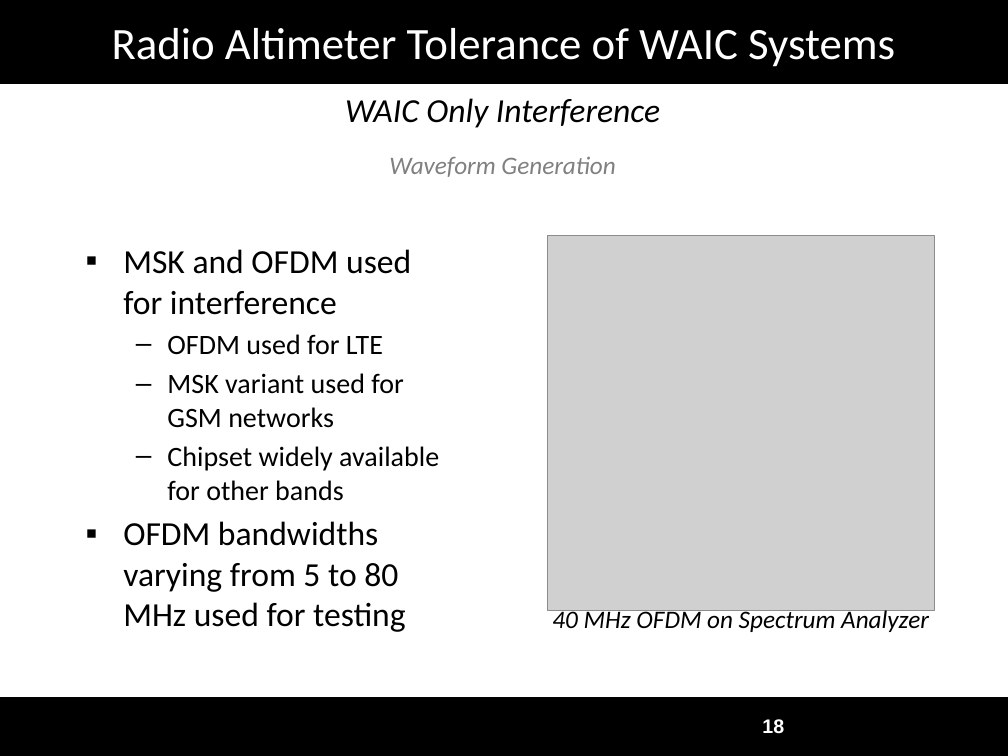
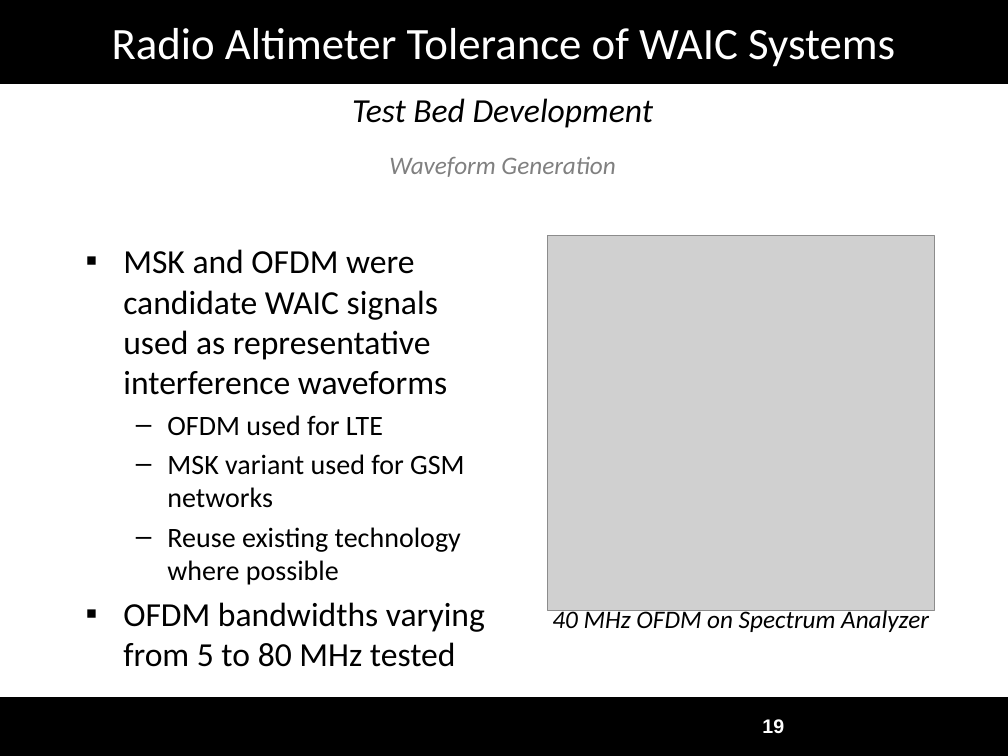
Before and after one commit to joshruff/masters_thesis, a slide deck: slide 19 of data/Defense_Presentation.pptx (slide 18 before the commit). Drawn at 1008x756 pixels with LibreOffice and Linux fonts; fonts in the diff are those of the drawing; grey boxes stand for pictures; background and template pictures are left out. Boxes give left, top, right and bottom in pixels: in the first picture for what was removed or moved away, otherwise in the second. Text is boxed around its words. In the diff, an @@ line names an element or a change of style, - is before the commit and + after.

```diff
--- a/data/Defense_Presentation.pptx
+++ b/data/Defense_Presentation.pptx
@@ text at bbox=[352, 98, 653, 128]: text changed @@
-WAIC Only Interference
+Test Bed Development
@@ text at bbox=[123, 249, 447, 395]: text changed @@
-▪ MSK and OFDM used for interference
+▪ MSK and OFDM were candidate WAIC signals used as representative interference waveforms
@@ text at bbox=[123, 527, 485, 667]: text changed @@
-  – Chipset widely available for other bands
-▪ OFDM bandwidths varying from 5 to 80 MHz used for testing
+  – Reuse existing technology where possible
+▪ OFDM bandwidths varying from 5 to 80 MHz tested
@@ page number at bbox=[762, 719, 784, 734]: text changed @@
-18
+19
```
Also in this commit, not shown: 38 other slides changed, 3 slides added, 1 slide removed, 3 other files.
